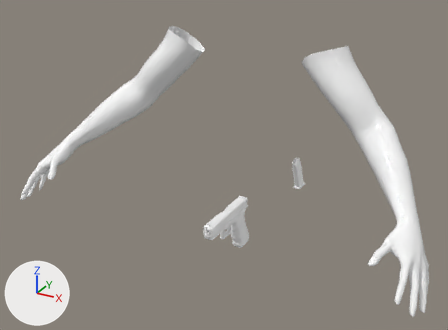
Renders of the glTF model Omotura/res/models/Nouveau dossier/Glock.glb from each side of a commit.
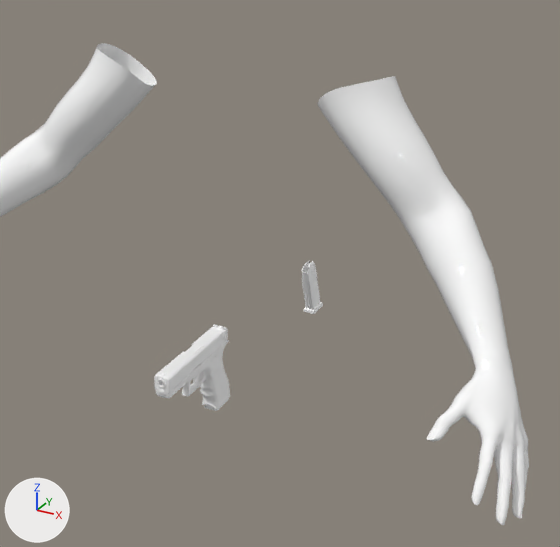
The first picture shows the older version from a 50 mm lens placed at (0.811, -1.499, 1.006), pointed at (-0.065, 0.094, 0.209). The close-ups show both versions on the part from 25% to 100% of the width and 0% to 100% of the height of that picture. The lights are fixed; the arrows at lower left show +X, +Y and +Z. Where no turn or scale is listed for an object, it has been applied to the vertices.

In view in the first close-up: 'ArmsFemale', 'Glock'.
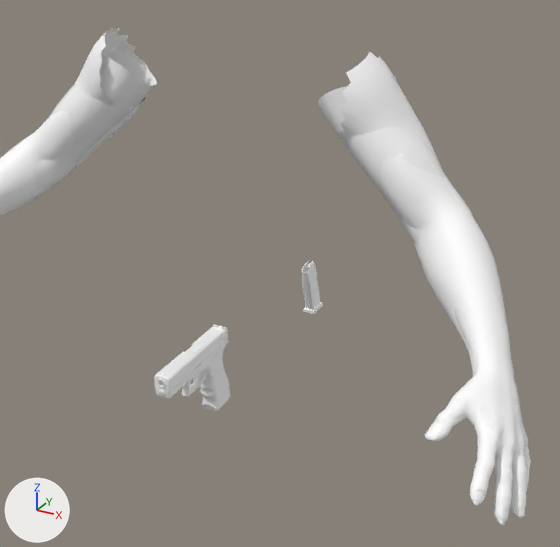
Where the change shows, as pixel boxes (x1, y1, x2, y2) in the close-ups (560 x 547 px):
```json
{"object": "ArmsMale", "change": "added", "after": [0, 25, 531, 521]}
{"object": "ArmsFemale", "change": "unchanged, covered by the edit", "before": [0, 43, 529, 525], "after": [0, 49, 528, 525]}
```

Edits to the scene script, one JSON object a line:
```json
{"op": "add", "block": "mat_manniquen1_2_002", "code": ["mat_manniquen1_2_002 = principled_material('manniquen1_2.002')", "mat_manniquen1_2_002.base_color = (1.0, 1.0, 1.0)  # white #ffffff"]}
{"op": "add", "block": "me_armsmale", "code": ["me_armsmale = bpy.data.meshes.new('ArmsMale')", "me_armsmale.from_pydata(...)  # 13488 vertices, 26864 faces; spans x -0.647..0.647, y -0.269..0.225, z 0.086..0.657", "me_armsmale.materials.append(mat_manniquen1_2_002)  # white #ffffff"]}
{"op": "add", "block": "ob_armsmale", "code": ["ob_armsmale = bpy.data.objects.new('ArmsMale', me_armsmale)", "ob_armsmale.location = (0.0, 0.0, 0.0)"]}
```
